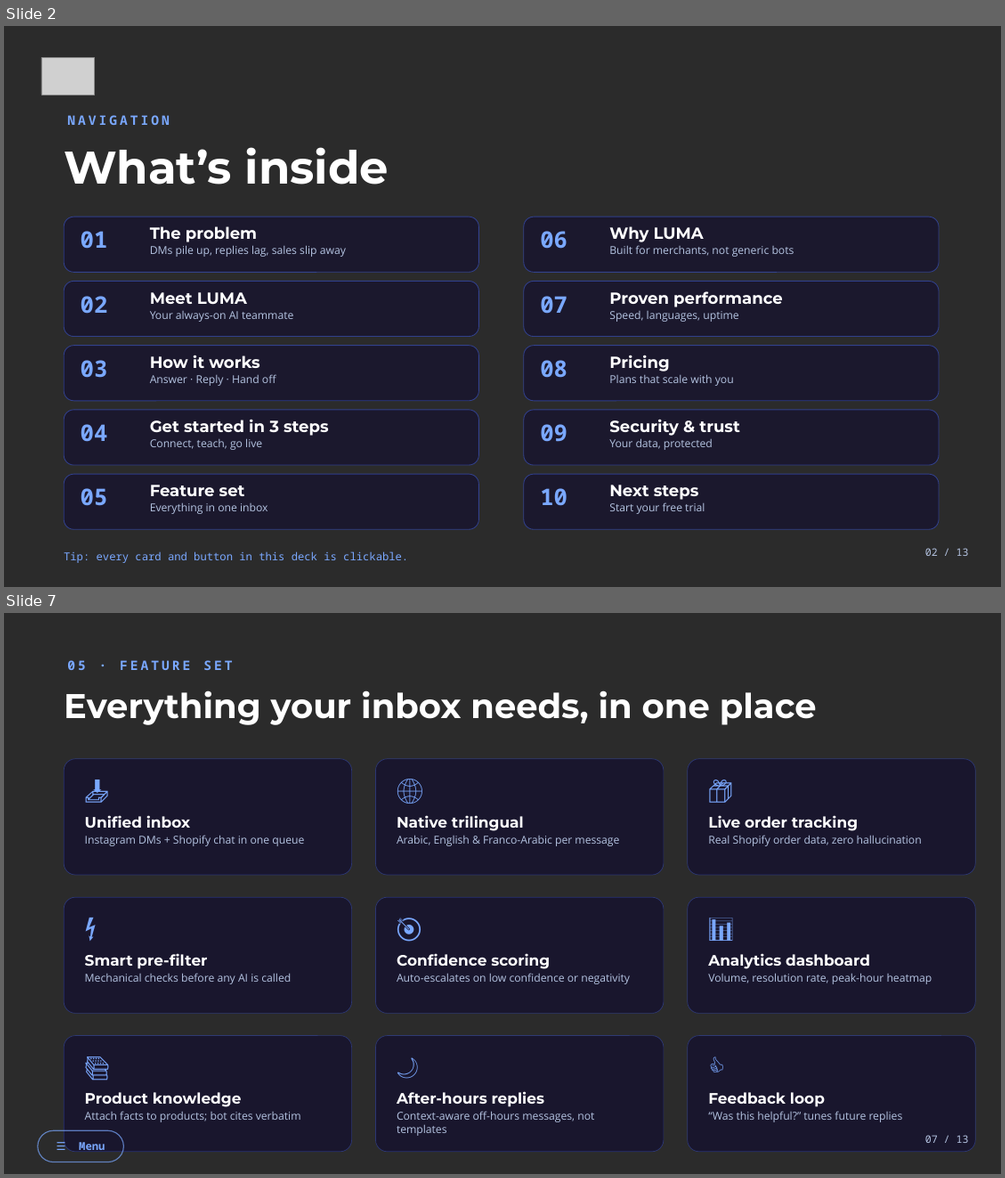
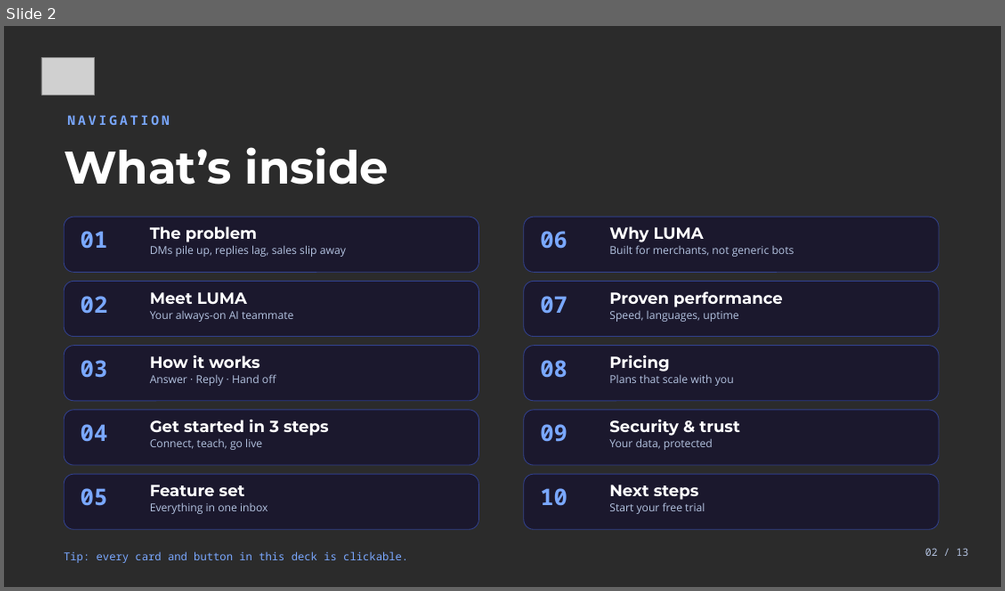
Before and after one commit to tonyhani01/luma-landing, a slide deck: proposal/LUMA_Business_Proposal.pptx. Shown one above the other, each under a label of ours: slides 2 and 7 before the commit, slide 2 after it; the slides between them are not shown. The pictures are 1005x1178 and 1005x591 pixels, drawn with LibreOffice and Linux fonts; fonts in the diff are those of the drawing; grey boxes stand for pictures; background and template pictures are left out; a plain dark background stands for a picture behind light text. Boxes give left, top, right and bottom in pixels: in the first picture for what was removed or moved away, otherwise in the second. Text is boxed around its words. In the diff, an @@ line names an element or a change of style, - is before the commit and + after.

```diff
--- a/proposal/LUMA_Business_Proposal.pptx
+++ b/proposal/LUMA_Business_Proposal.pptx
@@ slide 7 removed at <box>4,613,1001,1174</box>, background picture (left out) @@
@@ text removed at <box>67,660,232,670</box> @@
-05 · FEATURE SET
@@ text removed at <box>64,690,817,725</box> @@
-Everything your inbox needs, in one place
@@ rounded rectangle removed at <box>64,759,352,875</box> @@
@@ rounded rectangle removed at <box>376,759,663,875</box> @@
@@ rounded rectangle removed at <box>688,759,975,875</box> @@
@@ text removed at <box>85,774,160,819</box> @@
-📥
@@ text removed at <box>396,774,471,819</box> @@
-🌐
@@ text removed at <box>708,774,783,819</box> @@
-📦
@@ text removed at <box>85,815,304,846</box> @@
-Unified inbox
-Instagram DMs + Shopify chat in one queue
@@ text removed at <box>396,815,619,846</box> @@
-Native trilingual
-Arabic, English & Franco-Arabic per message
@@ text removed at <box>708,815,922,846</box> @@
-Live order tracking
-Real Shopify order data, zero hallucination
@@ rounded rectangle removed at <box>64,897,352,1013</box> @@
@@ rounded rectangle removed at <box>376,897,663,1013</box> @@
@@ rounded rectangle removed at <box>688,897,975,1013</box> @@
@@ text removed at <box>85,912,160,957</box> @@
-⚡
@@ text removed at <box>396,912,471,957</box> @@
-🎯
@@ text removed at <box>708,912,783,957</box> @@
-📊
@@ text removed at <box>85,953,291,984</box> @@
-Smart pre-filter
-Mechanical checks before any AI is called
@@ text removed at <box>396,953,630,984</box> @@
-Confidence scoring
-Auto-escalates on low confidence or negativity
@@ text removed at <box>708,953,932,984</box> @@
-Analytics dashboard
-Volume, resolution rate, peak-hour heatmap
@@ rounded rectangle removed at <box>64,1036,352,1151</box> @@
@@ rounded rectangle removed at <box>376,1036,663,1151</box> @@
@@ rounded rectangle removed at <box>688,1036,975,1151</box> @@
@@ text removed at <box>85,1051,160,1095</box> @@
-📚
@@ text removed at <box>396,1051,471,1095</box> @@
-🌙
@@ text removed at <box>708,1051,783,1095</box> @@
-👍
@@ text removed at <box>85,1092,301,1122</box> @@
-Product knowledge
-Attach facts to products; bot cites verbatim
@@ text removed at <box>396,1091,594,1135</box> @@
-After-hours replies
-Context-aware off-hours messages, not templates
@@ text removed at <box>708,1092,903,1122</box> @@
-Feedback loop
-“Was this helpful?” tunes future replies
@@ rounded rectangle removed at <box>38,1130,123,1162</box> @@
-☰ Menu
@@ text removed at <box>925,1135,969,1143</box> @@
-07 / 13
```
Also in this commit, not shown: 8 slides changed, 2 slides added, 1 other slide removed, 6 other files.
